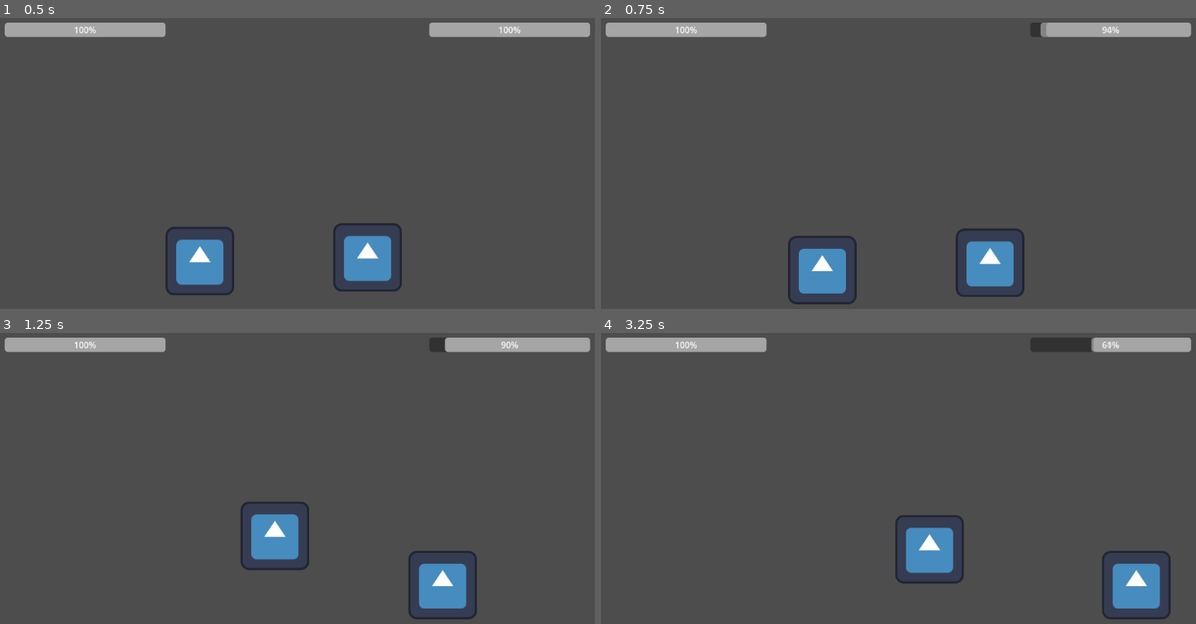
Above: before the commit, frames 1-4 (two rows, left to right).
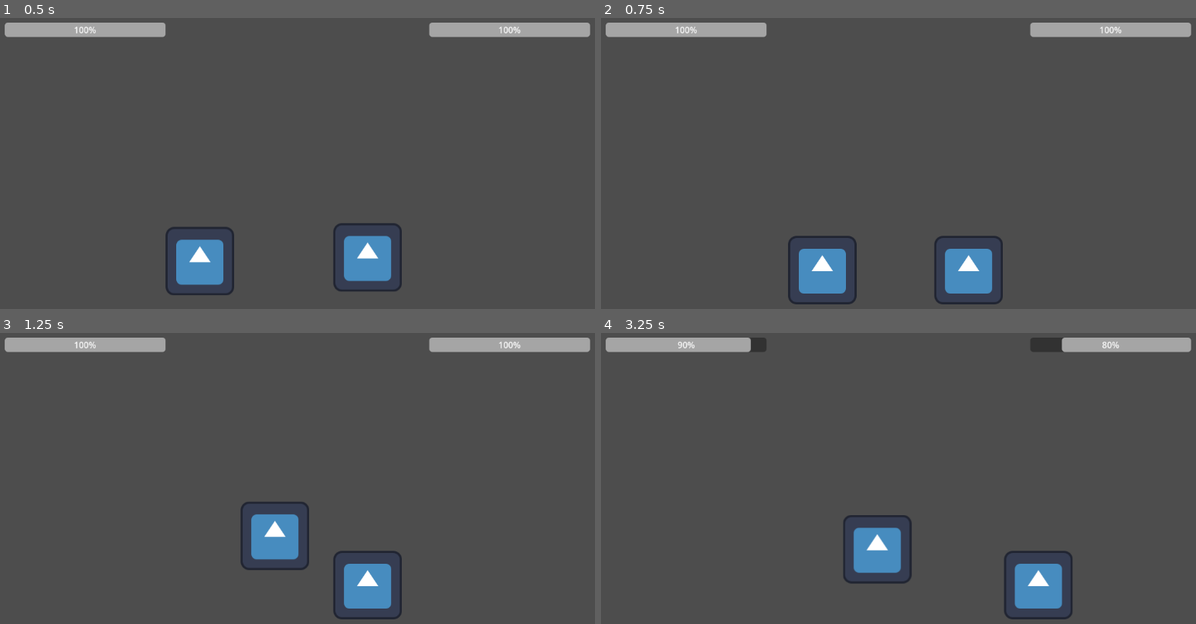
Above: after the commit, the same moments.

Repository: AndreaDF95/fighting-game
Game: Godot game, scene res://scenes/main/main.tscn
Two runs of this game, one before a commit and one after it. Both use one fixed random seed, a clock stepped at 60 frames per second and the inputs below. The engine's default icon, where the game draws it, is replaced by a stand-in: a white triangle on a blue panel in a dark square.
Inputs:
- Up to frame 1 (0.5 s): no input
- Up to frame 2 (0.75 s): tap Enter (ui_accept) at 0.5 s; hold Right (ui_right) from 0.53 s (still down); hold J (attack) from 0.53 s (still down)
- Up to frame 3 (1.25 s): keep holding Right (ui_right); keep holding J (attack); tap Enter (ui_accept) at 0.77 s
- Up to frame 4 (3.25 s): release J (attack) at 1.28 s; tap J (attack) at 1.35, 2.85 s; tap Enter (ui_accept) at 1.52, 3.02 s; release Right (ui_right) at 2.03 s; hold Left (ui_left) 2.03-2.78 s; hold J (attack) 2.03-2.78 s; hold Right (ui_right) from 2.78 s (still down)

Frame 1 is identical in both runs. In frame 2, 2.2% of the frame differs, in the area x 55-88%, y 1-99%; in frame 3, 3.3%; in frame 4, 6.7%, in the area x 12-96%, y 1-99%.

Commit message:
feat: implement combo system with hit detection fix and scaling damage

Diff:
--- a/scenes/player/enemy.gd
+++ b/scenes/player/enemy.gd
@@ -1,14 +1,46 @@
 extends CharacterBody2D
 
 @export var gravity := 900.0
-@export var knockback_force := 300.0
+@export var knockback_force := 120.0
+@onready var player = get_parent().get_node("Player")
 
 var health: int = 100
 var is_dead := false
+var attack_range = 120
+var attack_cooldown = 1.0
+var can_attack = true
+var is_hit = false
+var hit_duration = 0.2
+
+func attack():
+	can_attack = false
+	print("ENEMY ATTACK")
+
+	if player.has_method("take_damage"):
+		player.take_damage(10, global_position)
+
+	await get_tree().create_timer(attack_cooldown).timeout
+	can_attack = true
 
 func _physics_process(delta):
-	if not is_on_floor():
+	#if not is_on_floor():
+	#	velocity.y += gravity * delta
+	#	velocity.x = lerp(velocity.x, 0.0, 5 * delta)
+	var distance = abs(player.global_position.x - global_position.x)
+
+	if is_hit:
 		velocity.y += gravity * delta
+		move_and_slide()
+		return
+
+# ATTACCO
+	if distance < attack_range and can_attack:
+		attack()
+
+	velocity.y += gravity * delta
+#  ATTRITO ORIZZONTALE
+	if is_on_floor():
+		velocity.x = move_toward(velocity.x, 0, 500 * delta)
 
 	if is_dead:
 		# rallenta piano piano lo scivolamento
@@ -16,24 +48,34 @@
 
 	move_and_slide()
 
-func take_damage(damage: int):
+func take_damage(damage: int, from_position: Vector2):
 	if is_dead:
+		return
+	if is_hit:
 		return
 
 	health -= damage
+	is_hit = true
 	print("ENEMY HEALTH:", health)
 
-	# 🔥 KNOCKBACK (semplice)
-	velocity.x = 200   # spinta laterale
-	velocity.y = -150  # piccolo salto
+	var dir = sign(global_position.x - from_position.x)
 
-	# 🔴 FEEDBACK VISIVO
+	# knockback DIREZIONALE
+	var kb = knockback_force + damage * 2
+
+	velocity.x = dir * kb
+	velocity.y = -80 - damage
+
+	# feedback visivo
 	modulate = Color(1, 0.4, 0.4)
 	await get_tree().create_timer(0.1).timeout
 	modulate = Color(1,1,1)
 
 	if health <= 0:
 		die()
+
+	await get_tree().create_timer(hit_duration).timeout
+	is_hit = false
 
 func die():
 	if is_dead:
--- a/scenes/player/player.gd
+++ b/scenes/player/player.gd
@@ -4,11 +4,28 @@
 @export var jump_force = -400
 @export var gravity = 900
 
+
+var combo_step = 0
+var combo_max = 3
+var combo_window = 0.4
+var combo_timer = 0.0
+var combo_queued = false
+
+
 var is_attacking = false
 var attack_duration = 0.2
 var health: int = 100
+var hit_targets = []
+var is_hit = false
+var hit_duration = 0.2
+var knockback_force = 250
 
 func _physics_process(delta):
+
+	if is_hit:
+		velocity.y += gravity * delta
+		move_and_slide()
+		return
 	# Gravità
 	if not is_on_floor():
 		velocity.y += gravity * delta
@@ -22,29 +39,88 @@
 		velocity.y = jump_force
 
 	move_and_slide()
+	# gestione finestra combo
+	if combo_timer > 0:
+		combo_timer -= delta
+	else:
+		combo_step = 0
 
 func _input(event):
-	if event.is_action_pressed("attack"):
-		print("ATTACCO")
+	if Input.is_action_just_pressed("attack"):
 
-		scale = Vector2(1.2, 0.8)  # effetto punch
+		if is_attacking:
+			combo_queued = true
+		else:
+			start_attack()
 
-		var enemy = get_parent().get_node("Enemy")
-		enemy.take_damage(10)
-
-		await get_tree().create_timer(0.1).timeout
-		scale = Vector2(1,1)
 
 func start_attack():
 	is_attacking = true
-	print("ATTACCO PARTITO")
-	$AttackArea.monitoring = true
-	await get_tree().create_timer(0.2).timeout
-	$AttackArea.monitoring = false
+
+	# combo
+	if combo_timer > 0:
+		combo_step += 1
+	else:
+		combo_step = 1
+
+	if combo_step > combo_max:
+		combo_step = 1
+
+	print("COMBO STEP:", combo_step, " DAMAGE:", 10 + (combo_step - 1) * 5)
+
+	combo_timer = combo_window
+	hit_targets.clear()
+
+	# attiva hitbox
+	$AttackArea/CollisionShape2D.disabled = false
+
+	await get_tree().create_timer(attack_duration).timeout
+
+	# disattiva hitbox
+	$AttackArea/CollisionShape2D.disabled = true
+
 	is_attacking = false
 
-# 👉 QUESTO È IL CUORE
+	# combo chaining
+	if combo_queued:
+		combo_queued = false
+		start_attack()
+
+
+func take_damage(damage: int, from_position: Vector2):
+	if is_hit:
+		return
+
+	health -= damage
+	print("PLAYER HEALTH:", health)
+
+	is_hit = true
+
+	var dir = sign(global_position.x - from_position.x)
+
+	# knockback
+	velocity.x = dir * knockback_force
+	velocity.y = -120
+
+	# feedback visivo
+	modulate = Color(1, 0.4, 0.4)
+
+	await get_tree().create_timer(hit_duration).timeout
+
+	modulate = Color(1,1,1)
+	is_hit = false
+
 func _on_attack_area_body_entered(body):
-	print("COLPITO QUALCOSA")
+
+	var id = body.get_instance_id()
+
+	if id in hit_targets:
+		return
+
+	hit_targets.append(id)
+
 	if body.has_method("take_damage"):
-		body.take_damage(10)
+		var damage = 10 + (combo_step - 1) * 5
+		body.take_damage(damage, global_position)
+
+		print("COLPITO QUALCOSA")
